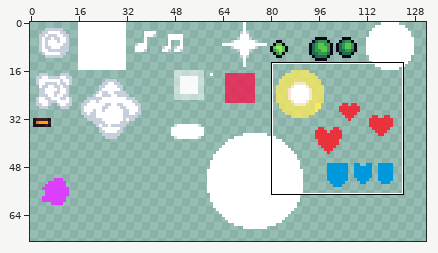
Two states of a pixel-art file, BurningKnight/Content/Animations/particles.ase. The picture above shows the old version from afar; the outline marks the close-up.
Close-up. Before the edit:
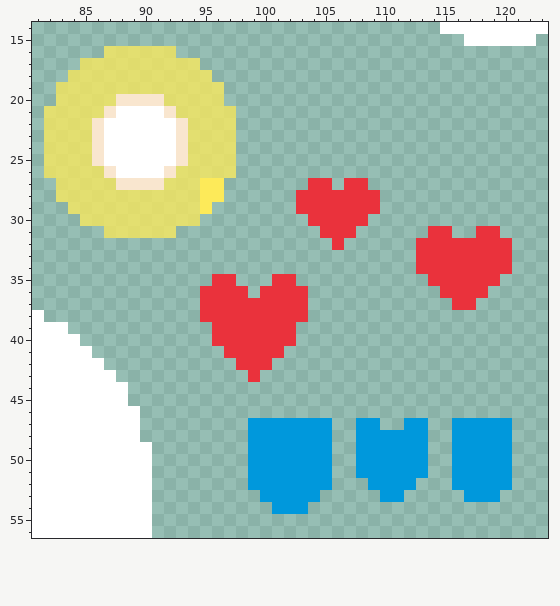
132x107 pixels, 1 frame. Shown: x 81..123, y 14..56. The wide view leaves out empty margins.
Once edited:
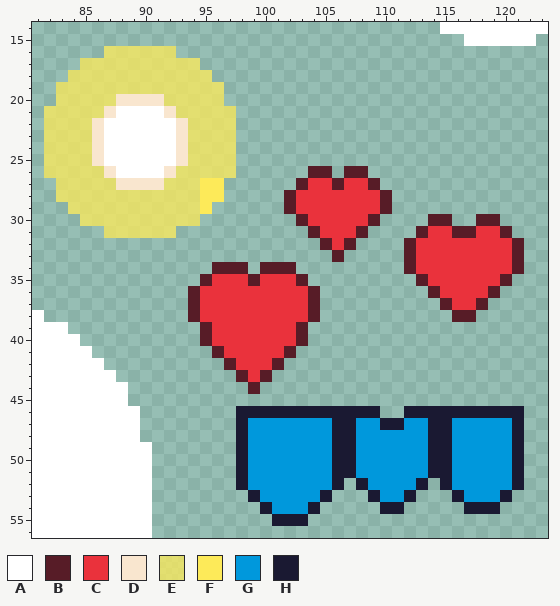
Palette (. is transparent): A #ffffff  B #571c27  C #ea323c  D #f9e6cf  E #ffeb57bb  F #ffeb57fa  G #0098dc  H #1a1932
From old to new:
y 26: x 104..105 .. -> BB; x 107..108 .. -> BB
y 27: x 103 . -> B; x 106 . -> B; x 109 . -> B
y 28..29: x 102 . -> B; x 110 . -> B
y 30: x 103 . -> B; x 109 . -> B; x 114..115 .. -> BB; x 118..119 .. -> BB
y 31: x 104 . -> B; x 108 . -> B; x 113 . -> B; x 116..117 .. -> BB; x 120 . -> B
y 32: x 105 . -> B; x 107 . -> B; x 112 . -> B; x 121 . -> B
y 33: x 106 . -> B; x 112 . -> B; x 121 . -> B
y 34: x 96..98 ... -> BBB; x 100..102 ... -> BBB; x 112 . -> B; x 121 . -> B
y 35: x 95 . -> B; x 98..100 ... -> CBC; x 103 . -> B; x 113 . -> B; x 120 . -> B
y 36: x 94 . -> B; x 99 . -> C; x 104 . -> B; x 114 . -> B; x 119 . -> B
y 37: x 94 . -> B; x 104 . -> B; x 115 . -> B; x 118 . -> B
y 38: x 94 . -> B; x 104 . -> B; x 116..117 .. -> BB
y 39..40: x 95 . -> B; x 103 . -> B
y 41: x 96 . -> B; x 102 . -> B
y 42: x 97 . -> B; x 101 . -> B
y 43: x 98 . -> B; x 100 . -> B
y 44: x 99 . -> B
y 46: x 98..109 ............ -> HHHHHHHHHHHH; x 112..121 .......... -> HHHHHHHHHH
y 47: x 98 . -> H; x 106..107 .. -> HH; x 110..111 .. -> HH; x 114..115 .. -> HH; x 121 . -> H
y 48..51: x 98 . -> H; x 106..107 .. -> HH; x 114..115 .. -> HH; x 121 . -> H
y 52: x 98 . -> H; x 106 . -> H; x 108 . -> H; x 113 . -> H; x 115 . -> H; x 121 . -> H
y 53: x 99 . -> H; x 105 . -> H; x 109 . -> H; x 112 . -> H; x 116 . -> H; x 120 . -> H
y 54: x 100 . -> H; x 104 . -> H; x 110..111 .. -> HH; x 117..119 ... -> HHH
y 55: x 101..103 ... -> HHH
Changed places in both close-ups, as pixel boxes (x1, y1, x2, y2):
added: (188, 166, 524, 526)
